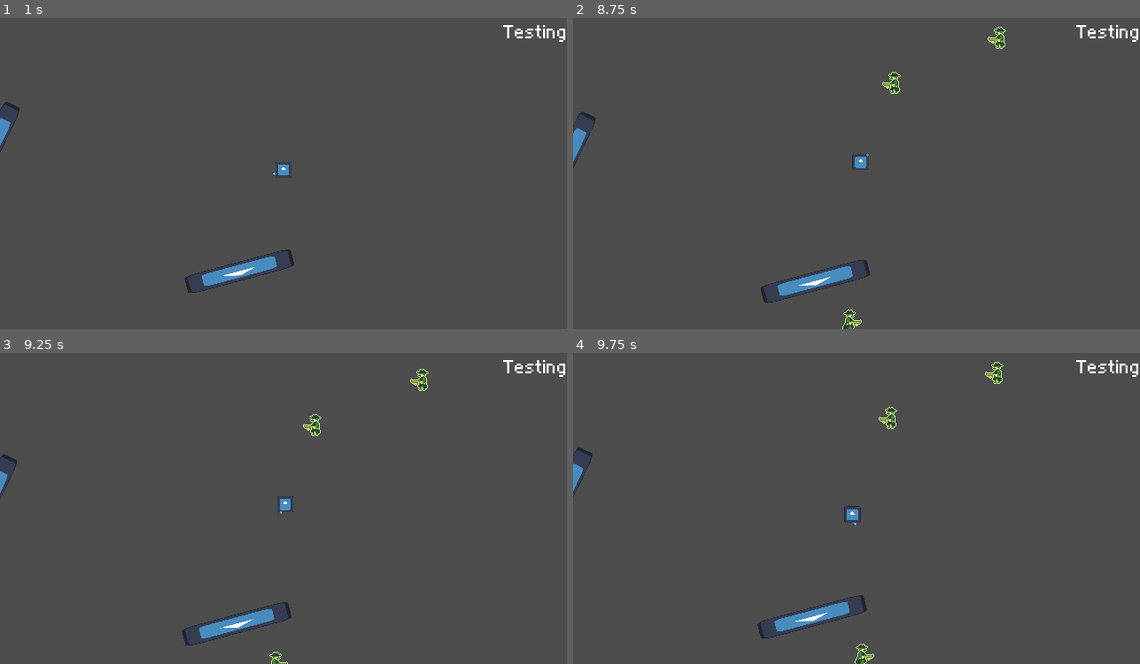
Above: before the commit, frames 1-4 (two rows, left to right).
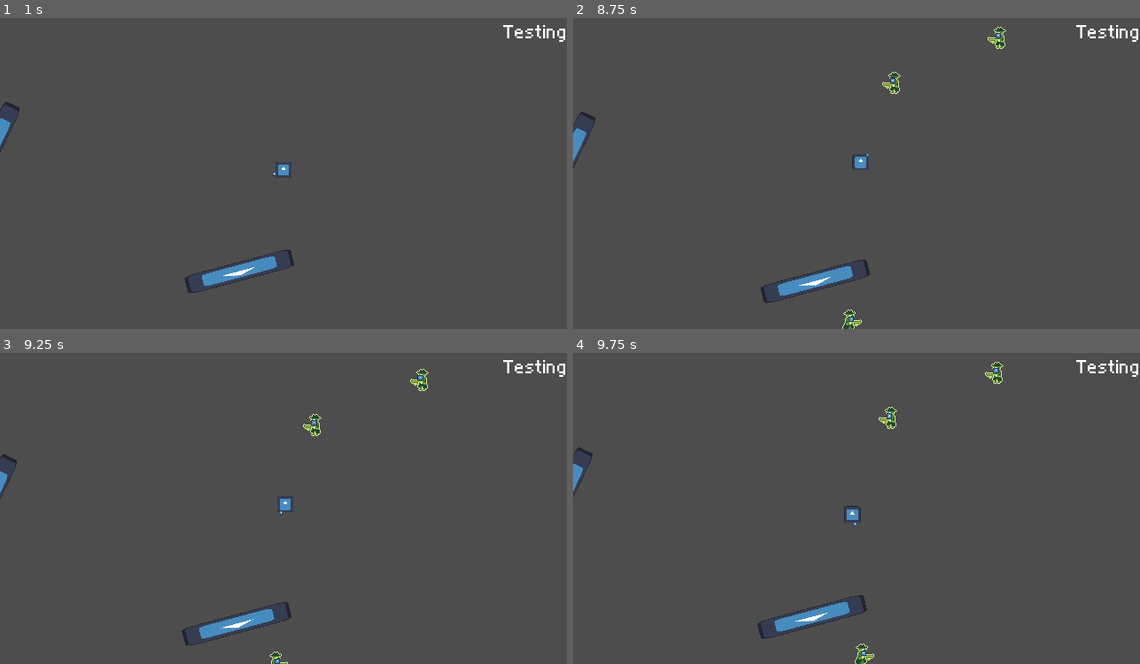
Above: after the commit, the same moments.

Repository: gabriel-r-s/vamp-theft-survivors
Game: Godot game, scene res://scenes/enemy_debug.tscn
The game is run twice, just before and just after one commit, with the same random seed, the same clock (stepped at 60 frames per second) and the same inputs. The engine's default icon, where the game draws it, is replaced by a stand-in: a white triangle on a blue panel in a dark square. Sound files missing from this copy of the repository are replaced by a short silence.
Inputs (mouse positions are in pixels of both pictures, inside the frame that each line leads up to):
- Up to frame 1 (1 s): tap Enter at 0.5 s; move the mouse to (408, 154) at 0.52 s; click (408, 154) at 0.67 s
- Up to frame 2 (8.75 s): move the mouse to (743, 185) at 1.27 s; click (743, 185) at 1.42 s; move the mouse to (913, 98) at 2.02 s; click (913, 98) at 2.17 s; move the mouse to (828, 232) at 2.77 s; click (828, 232) at 2.92 s; move the mouse to (1026, 217) at 3.52 s; click (1026, 217) at 3.67 s; move the mouse to (686, 123) at 4.27 s; click (686, 123) at 4.42 s; move the mouse to (884, 170) at 5.02 s; click (884, 170) at 5.17 s; move the mouse to (771, 89) at 5.77 s; click (771, 89) at 5.92 s; move the mouse to (981, 154) at 6.52 s; click (981, 154) at 6.67 s; move the mouse to (743, 185) at 7.27 s; click (743, 185) at 7.42 s; move the mouse to (913, 98) at 8.02 s; click (913, 98) at 8.17 s
- Up to frame 3 (9.25 s): move the mouse to (255, 567) at 8.77 s; click (255, 567) at 8.92 s
- Up to frame 4 (9.75 s): move the mouse to (1026, 552) at 9.52 s; click (1026, 552) at 9.67 s

Frame 1 is identical in both runs. In frame 2, less than 0.1% of the frame differs, in the area x 48-76%, y 4-98%; in frame 3, less than 0.1%, in the area x 48-75%, y 7-100%; in frame 4, less than 0.1%.

Commit message:
indicar quando inimigos estao fora da tela

Diff:
--- a/scenes/enemy/enemy.tscn
+++ b/scenes/enemy/enemy.tscn
@@ -6,6 +6,7 @@
 [ext_resource type="AudioStream" uid="uid://dl5tu2jyrbl01" path="res://assets/sfx/grunt/grunt.tres" id="4_gl05p"]
 [ext_resource type="AudioStream" uid="uid://cd33mf8eip6fo" path="res://assets/sfx/death/death.tres" id="5_cwlon"]
 [ext_resource type="Script" uid="uid://3dqs7j4qwg7p" path="res://scripts/enemy/sprite.gd" id="6_cwlon"]
+[ext_resource type="Script" uid="uid://8wut4yj0f3ve" path="res://scripts/enemy/outside_indicator.gd" id="7_nbhyu"]
 
 [sub_resource type="RectangleShape2D" id="RectangleShape2D_ig63i"]
 size = Vector2(20, 26)
@@ -58,3 +59,14 @@
 [node name="AnimatedSprite2D" type="AnimatedSprite2D" parent="."]
 sprite_frames = SubResource("SpriteFrames_cwlon")
 script = ExtResource("6_cwlon")
+
+[node name="VisibleOnScreenNotifier2D" type="VisibleOnScreenNotifier2D" parent="."]
+rect = Rect2(-3, -3, 6, 6)
+
+[node name="OutsideIndicator" type="Sprite2D" parent="."]
+scale = Vector2(0.05, 0.05)
+texture = ExtResource("2_a3pup")
+script = ExtResource("7_nbhyu")
+
+[connection signal="screen_entered" from="VisibleOnScreenNotifier2D" to="OutsideIndicator" method="_on_screen_entered"]
+[connection signal="screen_exited" from="VisibleOnScreenNotifier2D" to="OutsideIndicator" method="_on_screen_exited"]
Not shown: 1 places in scenes/enemy/enemy.tscn that only renumber resources
